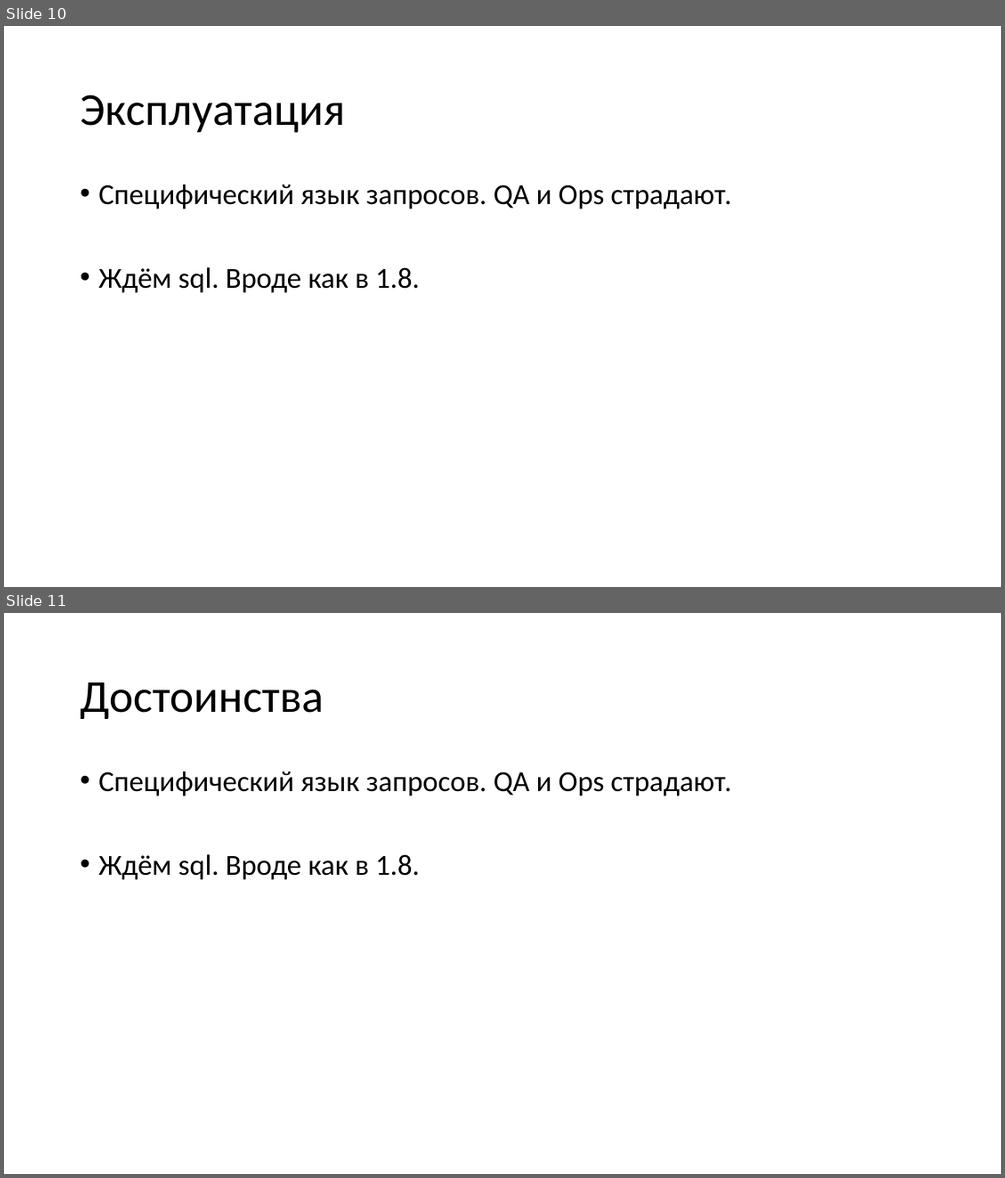
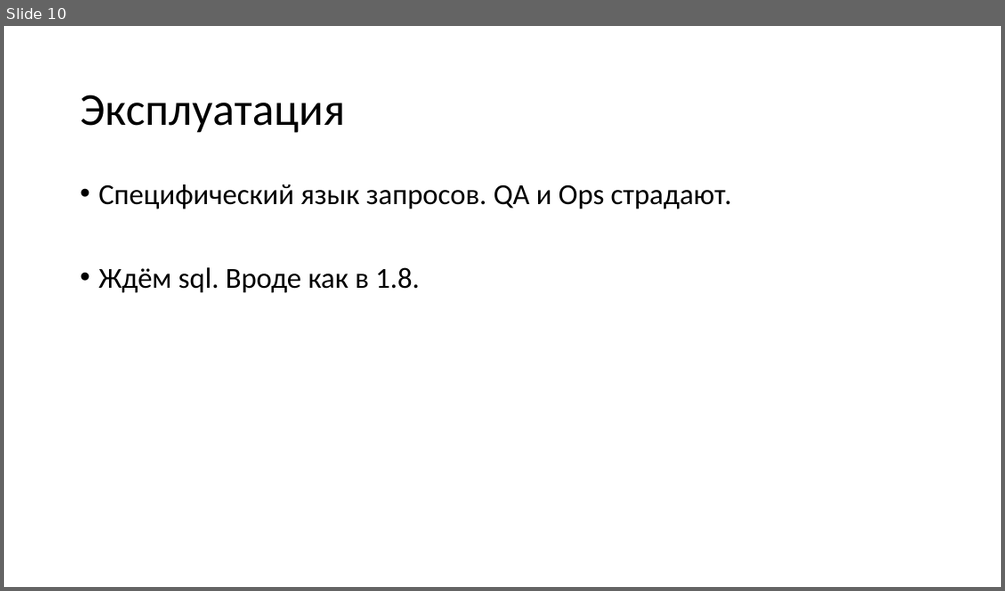
Before and after one commit to aensidhe/presentations, a slide deck: 2017/02/Tarantool for windows applications/Presentation.pptx. Shown one above the other, each under a label of ours: slides 10 and 11 before the commit, slide 10 after it. The pictures are 1005x1178 and 1005x591 pixels, drawn with LibreOffice and Linux fonts; fonts in the diff are those of the drawing. Boxes give left, top, right and bottom in pixels: in the first picture for what was removed or moved away, otherwise in the second. Text is boxed around its words. In the diff, an @@ line names an element or a change of style, - is before the commit and + after.

```diff
--- a/2017/02/Tarantool for windows applications/Presentation.pptx
+++ b/2017/02/Tarantool for windows applications/Presentation.pptx
@@ slide 11 removed at (4,613,1001,1174), background #FFFFFF @@
@@ title removed at (80,682,324,719) @@
-Достоинства
@@ text removed at (98,771,732,880) @@
-• Специфический язык запросов. QA и Ops страдают.
-• Ждём sql. Вроде как в 1.8.
```
Also in this commit, not shown: 3 slides added.
